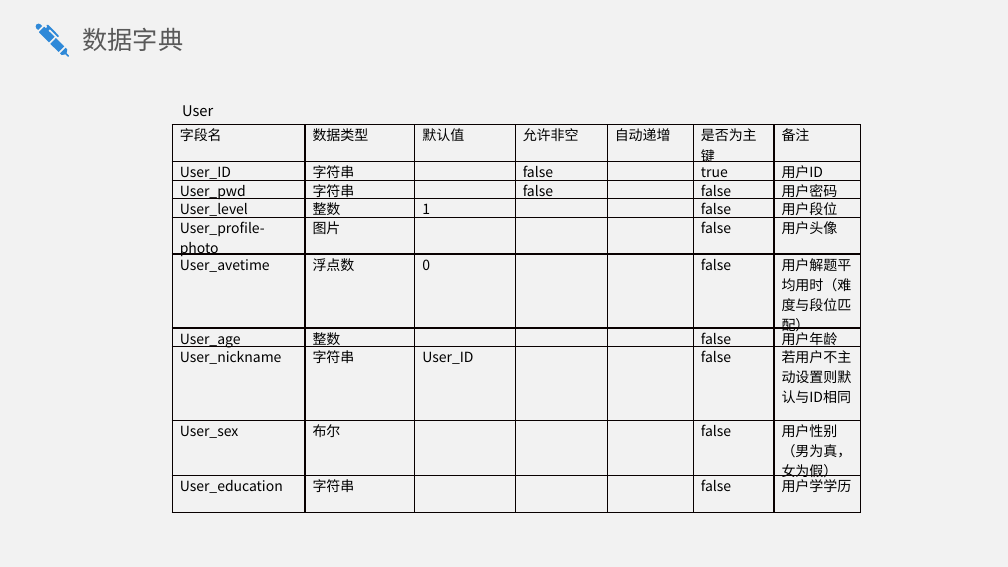
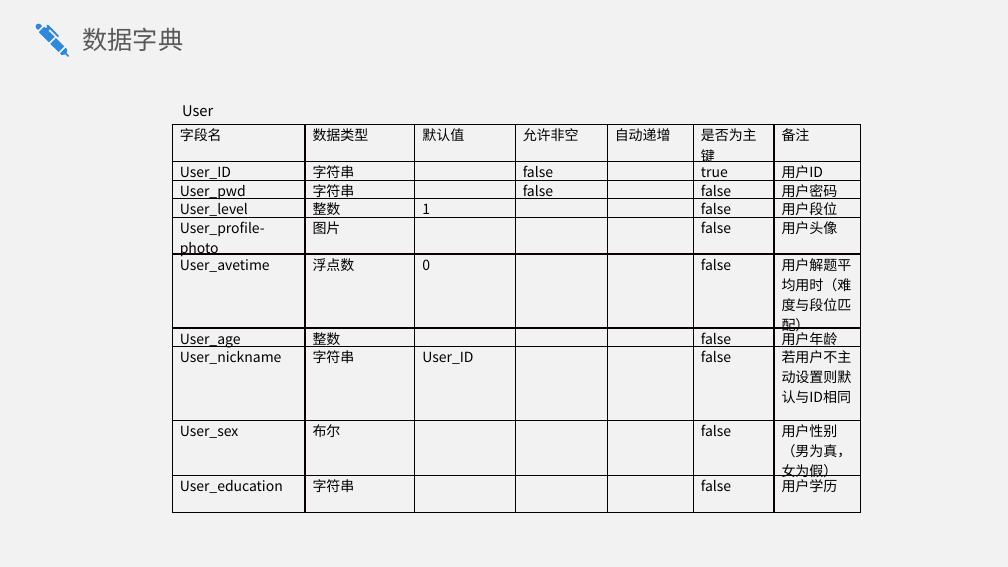
Before and after one commit to SE2020-G02/OurSudoku, a slide deck: slide 29 of SE2020-G02-需求规格说明/SRS v0.0.4.pptx. Drawn at 1008x567 pixels with LibreOffice and Linux fonts; fonts in the diff are those of the drawing. Boxes give left, top, right and bottom in pixels: in the first picture for what was removed or moved away, otherwise in the second. Text is boxed around its words. In the diff, an @@ line names an element or a change of style, - is before the commit and + after.

```diff
--- a/SE2020-G02-需求规格说明/SRS v0.0.4.pptx
+++ b/SE2020-G02-需求规格说明/SRS v0.0.4.pptx
@@ table at (172,125,861,513) @@
-row 10, column 7: 用户学学历
+row 10, column 7: 用户学历
```
Also in this commit, not shown: 3 other slides changed, 6 other files.
